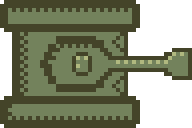
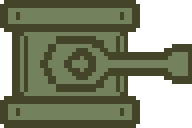
Layer changes from the first (192, 128) image to the second:
painted on "Layer 2" over 8, 8, 192, 120
